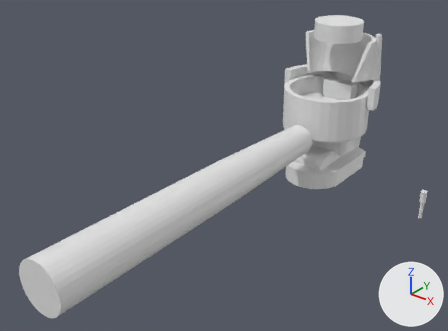
The Blender file coffee-grinder-adapter/coffee-grinder-adapter.blend as it was, and as the next commit left it.
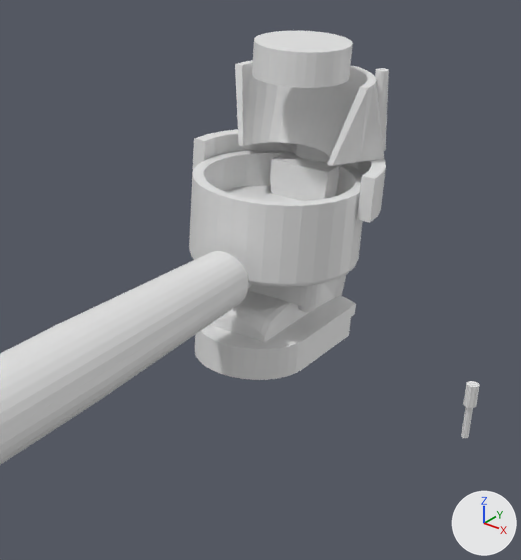
Each version is shown whole from a 50 mm camera at (129.0, -371.0, 212.0) aimed at (-78.0, -112.0, 52.0), then close up on the part from 42% to 100% of the width and 0% to 84% of the height. The axes (+X, +Y, +Z) are drawn at lower right. The lights are the same throughout.

Objects in the first close-up: 'Foundation Part', 'Hole.002', 'Portafilter', 'Portafilter Mount Bottom', 'Portafilter Mount Guide', 'Portafilter notch cut.001', 'Ramp', 'Screw', 'Top Hole.001'.
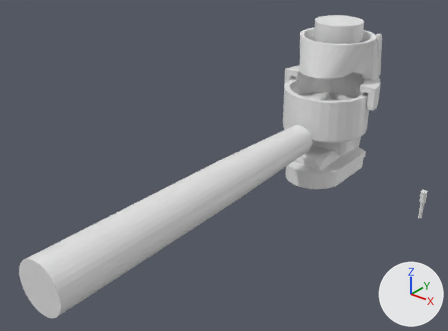
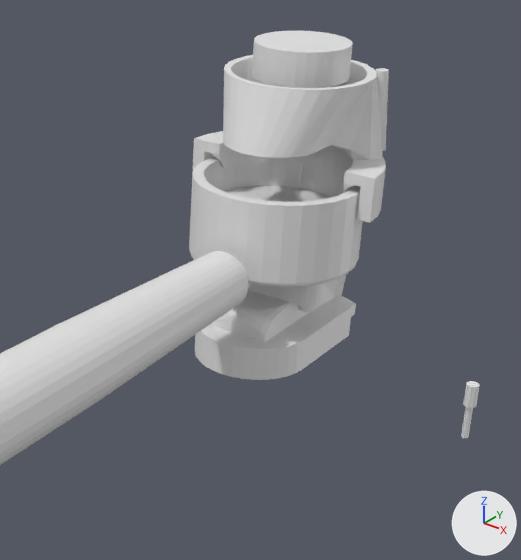
Commit message: coffee-grinder-adapter tweaks

ob_ramp_negative is not drawn itself; it is used by a modifier of ob_ramp.

The change in detail:
me_basin_001 has 162 vertices, 160 faces and spans x -91.0..91.0, y -91.0..91.0, z 0.0..102.0.
me_basin_001 is used by ob_base; location (-80.27, 0.0, 0.0); scale (0.5, 0.5, 1.0).
me_basin_001 part 1: the whole mesh is moved by (0.0, 0.0, 1.0).
me_cylinder_002 is used by ob_ramp_negative; parent ob_ramp; location (-80.27, 10.5, 69.37); scale (1.0, 1.0, 1.03).
me_cylinder_002 had 64 vertices, 34 faces and spanned x -24.0..24.0, y -17.0..34.2, z 7.7..33.2.
me_cylinder_002 now has 64 vertices, 34 faces and spans x -25.1..25.1, y -26.0..36.4, z 6.3..34.7.
me_cylinder_002 part 2: 64 of 64 vertices moved; they spanned x -24.0..24.0, y -17.0..34.2, z 7.7..33.2 and now span x -25.1..25.1, y -26.0..36.4, z 6.3..34.7; mean shift (0.0, -4.3, 0.1); largest move (-17.1, 0.0, 7.7) -> (-13.2, -11.2, 6.3).
me_cylinder_006 is used by ob_ramp; parent ob_base; location (-80.27, 20.72, 101.9); scale (1.0, 1.0, 1.2).
me_cylinder_006 had 20 vertices, 11 faces and spanned x 0.0..30.0, y -7.4..25.7, z -23.0..0.0.
me_cylinder_006 now has 63 vertices, 43 faces and spans x 0.0..28.5, y -32.7..27.1, z -24.8..0.0.
me_cylinder_006 part 3: the whole mesh is rebuilt.
me_cylinder_010 is used by ob_portafilter_mount_guide; parent ob_base; location (-80.27, 10.5, 77.04); scale (1.02, 1.02, 1.72).
me_cylinder_010 had 58 vertices, 55 faces and spanned x 0.0..36.1, y 0.0..36.1, z -37.6..-1.7.
me_cylinder_010 now has 149 vertices, 141 faces and spans x 0.0..36.1, y 0.0..34.3, z -37.6..-1.7.
me_cylinder_010 part 4: 19 vertices moved from x 0.0..21.0, y 23.1..36.1, z -37.6..-1.7 to x 0.0..20.8, y 26.1..34.3, z -37.6..-1.7; 2 vertices removed from x 17.4..20.1, y 26.1..30.0, z -2.4..-1.7; 93 vertices added at x 0.0..36.1, y 0.0..34.3, z -7.7..-1.7.
me_cylinder_013 has 18 vertices, 10 faces and spans x 0.0..11.7, y 14.7..37.1, z -20.2..0.0.
me_cylinder_013 is used by ob_portafilter_notch_cut_001; parent ob_portafilter_mount_guide; location (-80.27, 10.5, 67.27); scale (1.0, 1.0, 1.47).
me_cylinder_013 part 5: the 1 vertex in x 0.0, y 37.1, z -20.2 is moved by (0.0, -25.9, -0.7).
me_cylinder_013 part 6: all 6 vertices in x 9.2..11.5, y 37.1, z -11.3..0.0 are moved by (0.0, -25.9, 0.0).
me_cylinder_013 part 7: the 1 vertex in x 0.0, y 37.1, z 0.0 is moved by (0.0, -25.9, 0.0).
me_cylinder_013 part 8: the 1 vertex in x 1.7, y 37.1, z -20.2 is moved by (0.0, -25.9, 0.0).
me_cylinder_013 part 9: the 1 vertex in x 0.0, y 14.7, z -20.2 is moved by (0.0, -14.2, -0.7).
me_cylinder_013 part 10: all 7 vertices in x 1.8..11.7, y 14.7, z -20.2..0.0 are moved by (0.0, -14.2, 0.0).
me_cylinder_013 part 11: the 1 vertex in x 0.0, y 14.7, z 0.0 is moved by (0.0, -12.3, 0.0).
In object 'Ramp negative' (ob_ramp_negative), matrix_parent_inverse goes from Matrix(((1.0, 0.0, 0.0, 80.27), (0.0, 1.0, 0.0, -20.72), (0.0, 0.0, 1.0, -101.9), (0.0, 0.0, 0.0, 1.0))) to Matrix(((1.0, 0.0, 0.0, 80.27), (0.0, 1.0, 0.0, -19.31), (0.0, 0.0, 0.833, -86.55), (0.0, 0.0, 0.0, 1.0))).
Object 'Ramp negative' (ob_ramp_negative) moves from (-80.27, 10.5, 69.37) to (-80.27, 10.5, 65.25).
Object 'Ramp negative' (ob_ramp_negative) is rescaled from (1.0, 1.0, 1.03) to (1.0, 1.0, 1.23).
Object 'Ramp' (ob_ramp) moves from (-80.27, 20.72, 101.9) to (-80.27, 19.31, 103.9).
Object 'Portafilter notch cut.001' (ob_portafilter_notch_cut_001) moves from (-80.27, 10.5, 67.27) to (-80.27, 36.38, 68.77).

Boxes (x1, y1, x2, y2) around the edits, measured in the close-ups (521 x 560 px; the box of a moved part takes in the faces that stretch with it):
'Ramp', reshaped, moved, rescaled (7% wider): before (235, 60, 384, 166); after (223, 55, 383, 160)
'Foundation Part', mesh moved: (195, 296, 356, 380) in both
'Portafilter Mount Guide', mesh moved, reshaped: before (192, 129, 386, 298); after (192, 131, 386, 298)
'Portafilter Mount Bottom', mesh moved: (212, 279, 338, 342) in both
'Portafilter notch cut.001', reshaped, moved (not visible afterwards): before (270, 152, 341, 201)
part 2 of me_cylinder_002, moved or reshaped: before (242, 63, 368, 157); after (231, 58, 368, 88)
part 4 of me_cylinder_010, built on: before (257, 142, 366, 175); after (202, 136, 386, 197)
part 6 of me_cylinder_013, moved or reshaped (not visible afterwards): before (324, 165, 341, 199)
part 11 of me_cylinder_013, moved or reshaped (not visible afterwards): before (270, 152, 340, 201)
